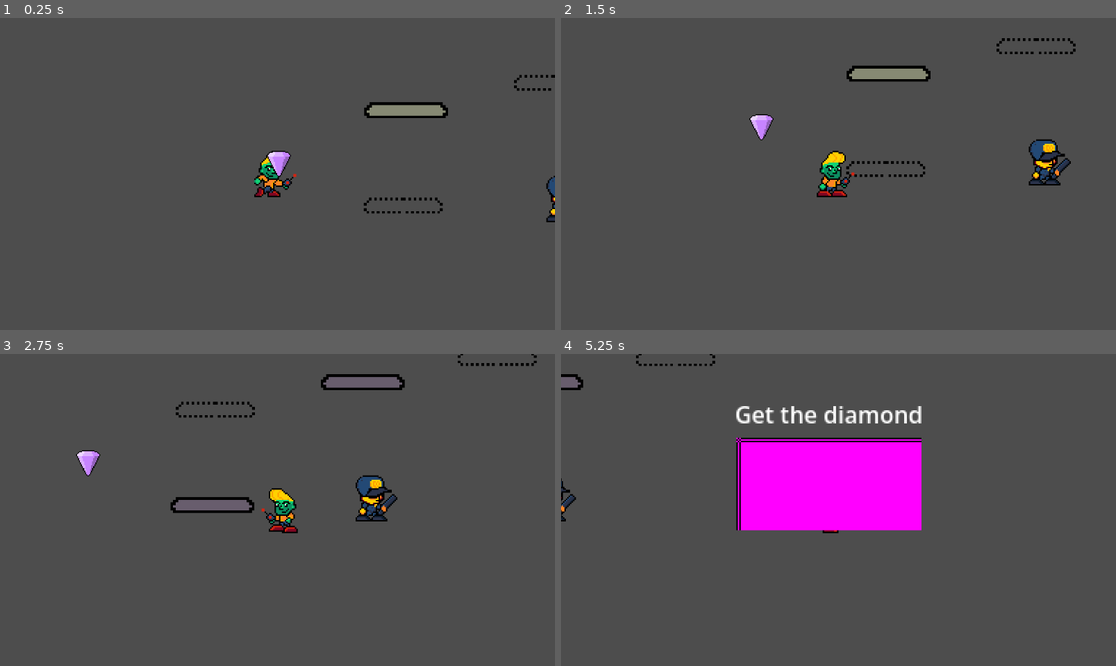
Above: before the commit, frames 1-4 (two rows, left to right).
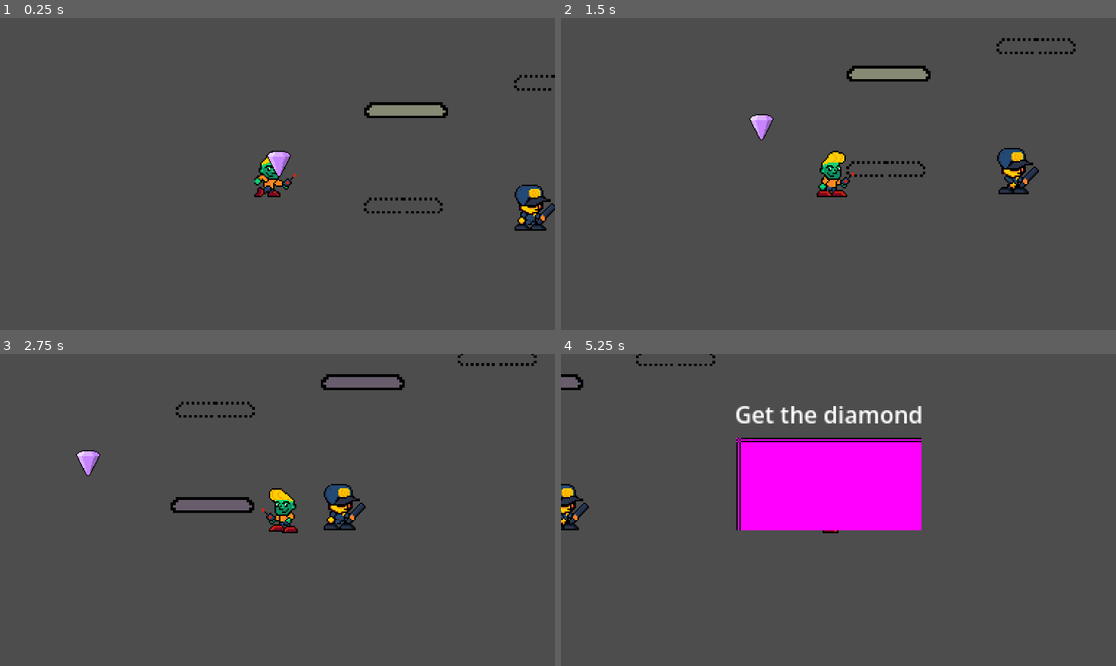
Above: after the commit, the same moments.

Repository: noble-squared/Colorado-Game-Jam
Game: Godot game, scene res://Scenes/game.tscn
Same seed, same stepped clock (60 frames per second), same inputs: the game is played once before the commit and once after it.
Inputs:
- Up to frame 1 (0.25 s): no input
- Up to frame 2 (1.5 s): hold D (Right) from 0.53 s (still down); tap Space (SwapTime) at 0.6, 1.35 s; tap W (Jump) at 0.77 s
- Up to frame 3 (2.75 s): tap W (Jump) at 1.52 s; release D (Right) at 2.03 s; hold A (Left) from 2.03 s (still down); tap Space (SwapTime) at 2.1 s
- Up to frame 4 (5.25 s): release A (Left) at 2.78 s; hold D (Right) 2.78-4.28 s; tap Space (SwapTime) every 0.75 s from 2.85 to 5.1 s; tap W (Jump) at 3.02, 3.77, 4.52 s; hold A (Left) 4.28-5.03 s; hold D (Right) from 5.03 s (still down)

The runs differ from the first frame. In frame 1, 0.9% of the frame differs, in the area x 92-100%, y 50-69%; in frame 2, 1.5%; in frame 3, 1.5%, in the area x 58-72%, y 38-57%; in frame 4, 0.5%.

Commit message:
Guard can walk now

Diff:
--- a/Scenes/game.tscn
+++ b/Scenes/game.tscn
@@ -22,6 +22,12 @@
 "points": PackedVector2Array(0, 0, 0, 0, 0, 0, 0, 0, 0, 0, 64, -12, 0, 0, 0, 0, 134, -54, 0, 0, 0, 0, 155, -102, 0, 0, 0, 0, 76, -156, 0, 0, 0, 0, -29, -112, 0, 0, 0, 0, -92, -146, 0, 0, 0, 0, -154, -101, 0, 0, 0, 0, -115, -25, 0, 0, 0, 0, 0, 0)
 }
 point_count = 10
+
+[sub_resource type="Curve2D" id="Curve2D_v158k"]
+_data = {
+"points": PackedVector2Array(0, 0, 0, 0, 180, 68, 0, 0, 0, 0, 211, 68, 0, 0, 0, 0, 240, 68)
+}
+point_count = 3
 
 [node name="Game" type="Node2D" unique_id=1873807053]
 script = ExtResource("1_ebmjs")
@@ -57,8 +63,10 @@
 [node name="GameOverScreen" parent="GameOverLayer" unique_id=962941326 instance=ExtResource("5_wowpa")]
 visible = false
 
-[node name="Guard" parent="." unique_id=1314558136 instance=ExtResource("6_i6g32")]
-position = Vector2(202, 62)
+[node name="Guard" parent="." unique_id=1314558136 node_paths=PackedStringArray("targetPath") instance=ExtResource("6_i6g32")]
+position = Vector2(189, 68)
+targetPath = NodePath("../GuardPath")
+loop = false
 
 [node name="StaticBody2D2" type="StaticBody2D" parent="." unique_id=2125028730]
 position = Vector2(-487, 0)
@@ -85,3 +93,6 @@
 [node name="Spotlight" parent="." unique_id=1108454828 node_paths=PackedStringArray("targetPathPos") instance=ExtResource("4_1l0tm")]
 position = Vector2(316, -189)
 targetPathPos = NodePath("../Path2D/PathFollow2D")
+
+[node name="GuardPath" type="Path2D" parent="." unique_id=1471493683]
+curve = SubResource("Curve2D_v158k")
--- a/Scenes/guard.tscn
+++ b/Scenes/guard.tscn
@@ -37,6 +37,14 @@
 atlas = ExtResource("2_smm0d")
 region = Rect2(224, 0, 32, 32)
 
+[sub_resource type="AtlasTexture" id="AtlasTexture_smm0d"]
+atlas = ExtResource("2_smm0d")
+region = Rect2(0, 0, 32, 32)
+
+[sub_resource type="AtlasTexture" id="AtlasTexture_xva2a"]
+atlas = ExtResource("2_smm0d")
+region = Rect2(128, 0, 32, 32)
+
 [sub_resource type="SpriteFrames" id="SpriteFrames_xva2a"]
 animations = [{
 "frames": [{
@@ -65,11 +73,24 @@
 "texture": SubResource("AtlasTexture_huqfy")
 }],
 "loop": true,
-"name": &"default",
+"name": &"moving",
 "speed": 10.0
+}, {
+"frames": [{
+"duration": 1.0,
+"texture": SubResource("AtlasTexture_smm0d")
+}, {
+"duration": 1.0,
+"texture": SubResource("AtlasTexture_xva2a")
+}],
+"loop": true,
+"name": &"stationary",
+"speed": 1.0
 }]
 
 [node name="Guard" type="Area2D" unique_id=1314558136]
+collision_layer = 0
+collision_mask = 2
 script = ExtResource("1_p570l")
 
 [node name="CollisionShape2D" type="CollisionShape2D" parent="." unique_id=1667752561]
@@ -79,5 +100,9 @@
 [node name="AnimatedSprite2D" type="AnimatedSprite2D" parent="." unique_id=367334441]
 position = Vector2(0, -16)
 sprite_frames = SubResource("SpriteFrames_xva2a")
+animation = &"stationary"
+
+[node name="WaitTimer" type="Timer" parent="." unique_id=1328085100]
 
 [connection signal="body_entered" from="." to="." method="_on_body_entered"]
+[connection signal="timeout" from="WaitTimer" to="." method="_on_wait_timer_timeout"]
--- a/Scripts/guard.gd
+++ b/Scripts/guard.gd
@@ -1,6 +1,18 @@
 extends Area2D
 
+enum Direction {Forward, Backward}
+enum State {Standing, Walking}
 
+@export var targetPath: Path2D
+@export var moveSpeed: float = 50
+@export var stopDuration: float = 3
+@export var direction: Direction = Direction.Forward
+@export var currPoint: int = 0
+@export var loop: bool = true
+var currState: State = State.Standing
+
+@onready var waitTimer := $WaitTimer
+@onready var sprite: AnimatedSprite2D = $AnimatedSprite2D
 
 func _on_body_entered(body: Node2D) -> void:
 	print("Player Collided with guard")
@@ -8,5 +20,43 @@
 
 		body.get_node("PlayerHealth").die()
 
+func _ready() -> void:
+	sprite.play("stationary")
+	if (not targetPath or targetPath.curve.point_count <= 1):
+		# Stationary guard
+		push_warning("Guard will be stationary")
+		if (targetPath and targetPath.curve.point_count == 1):
+			position = targetPath.curve.get_point_position(currPoint)
+		return
+	position = targetPath.curve.get_point_position(currPoint)
+	waitTimer.one_shot = true
+	waitTimer.wait_time = stopDuration
+	waitTimer.start()
+
 func _process(delta: float) -> void:
-	pass#print(player_has_loot)
+	if (currState == State.Walking):
+		var targetpos: Vector2 = (targetPath.curve.get_point_position(currPoint) - position).limit_length(moveSpeed * delta)
+		position += targetpos
+
+		if (position.is_equal_approx(targetPath.curve.get_point_position(currPoint))):
+			sprite.play("stationary")
+			currState = State.Standing
+			waitTimer.start()
+
+func _on_wait_timer_timeout() -> void:
+	currPoint += 1 if (direction == Direction.Forward) else -1
+	if (currPoint >= targetPath.curve.point_count):
+		if (loop):
+			currPoint = 0
+		else:
+			currPoint = targetPath.curve.point_count - 2
+			direction = Direction.Backward
+	elif (currPoint < 0):
+		if (loop):
+			currPoint = targetPath.curve.point_count - 2
+		else:
+			currPoint = 0
+			direction = Direction.Forward
+	currState = State.Walking
+	sprite.play("moving")
+	sprite.flip_h = (targetPath.curve.get_point_position(currPoint) - position).x < 0
